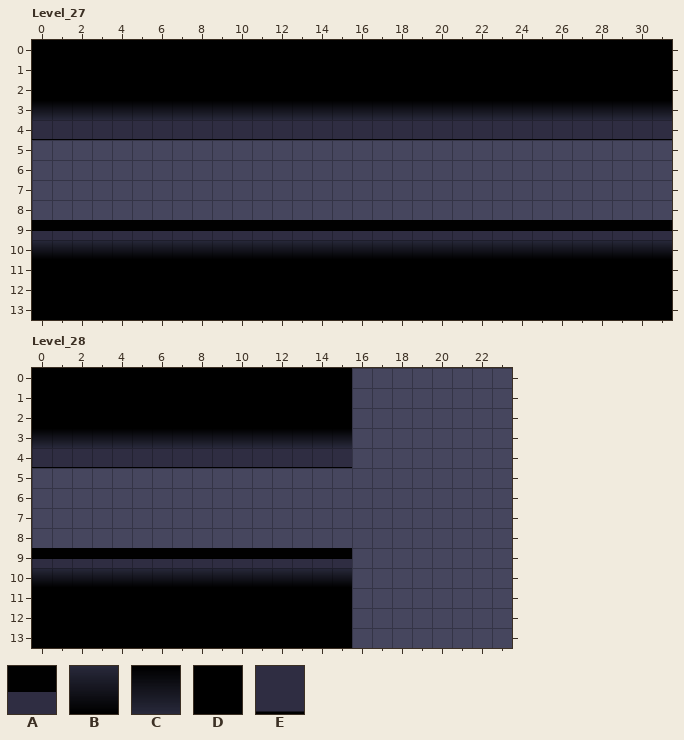
A LDtk project gets an edit: Darkrise/Assets/Levels/ryoDemoLevel.ldtk. The first picture shows the starting point.
Cells are 60x60 px. Shown: Level_27 x 0..31, y 0..13; Level_28 x 0..23, y 0..13. The old version is drawn lined up with the new one.
Key: from "Darkrise_Tilemap_5_4": A 18, B 54, C 54 flipped up-down, D 76, E 114 flipped up-down.
_ is an empty cell.
Layer "Tiles" before, Level_27, first column x 0:
 0 DDDDDDDDDDDDDDDDDDDDDDDDDDDDDDDD
 1 DDDDDDDDDDDDDDDDDDDDDDDDDDDDDDDD
 2 DDDDDDDDDDDDDDDDDDDDDDDDDDDDDDDD
 3 CCCCCCCCCCCCCCCCCCCCCCCCCCCCCCCC
 4 EEEEEEEEEEEEEEEEEEEEEEEEEEEEEEEE
 5 ________________________________
 6 ________________________________
 7 ________________________________
 8 ________________________________
 9 AAAAAAAAAAAAAAAAAAAAAAAAAAAAAAAA
10 BBBBBBBBBBBBBBBBBBBBBBBBBBBBBBBB
11 DDDDDDDDDDDDDDDDDDDDDDDDDDDDDDDD
12 DDDDDDDDDDDDDDDDDDDDDDDDDDDDDDDD
13 DDDDDDDDDDDDDDDDDDDDDDDDDDDDDDDD
Layer "Tiles" before, Level_28, first column x 0:
 0 DDDDDDDDDDDDDDDD________
 1 DDDDDDDDDDDDDDDD________
 2 DDDDDDDDDDDDDDDD________
 3 CCCCCCCCCCCCCCCC________
 4 EEEEEEEEEEEEEEEE________
 5 ________________________
 6 ________________________
 7 ________________________
 8 ________________________
 9 AAAAAAAAAAAAAAAA________
10 BBBBBBBBBBBBBBBB________
11 DDDDDDDDDDDDDDDD________
12 DDDDDDDDDDDDDDDD________
13 DDDDDDDDDDDDDDDD________
Once edited:
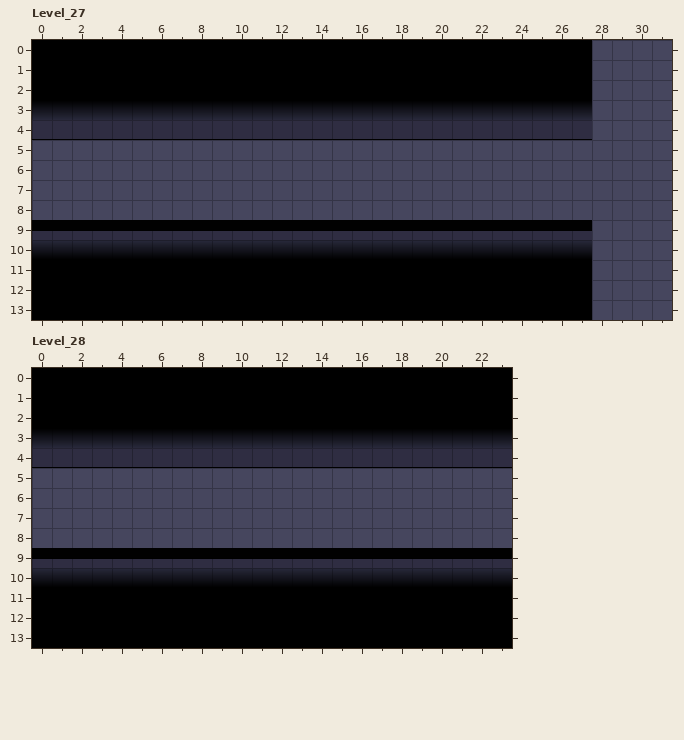
Edits made:
Changed rows in their new state; . is an unchanged cell.
Level_27: map size 32x14 -> 28x14 cells
Level_28: map size 16x14 -> 24x14 cells
Layer "Tiles", Level_27:
first column x 28:
 0 ____
 1 ____
 2 ____
 3 ____
 4 ____
first column x 28:
 9 ____
10 ____
11 ____
12 ____
13 ____
Layer "Tiles", Level_28:
first column x 16:
 0 DDDDDDDD
 1 DDDDDDDD
 2 DDDDDDDD
 3 CCCCCCCC
 4 EEEEEEEE
first column x 16:
 9 AAAAAAAA
10 BBBBBBBB
11 DDDDDDDD
12 DDDDDDDD
13 DDDDDDDD
Changed places in both pictures, as pixel boxes (x1, y1, x2, y2):
removed: (592, 40, 672, 140)
removed: (592, 220, 672, 320)
added: (352, 368, 512, 468)
added: (352, 548, 512, 648)
